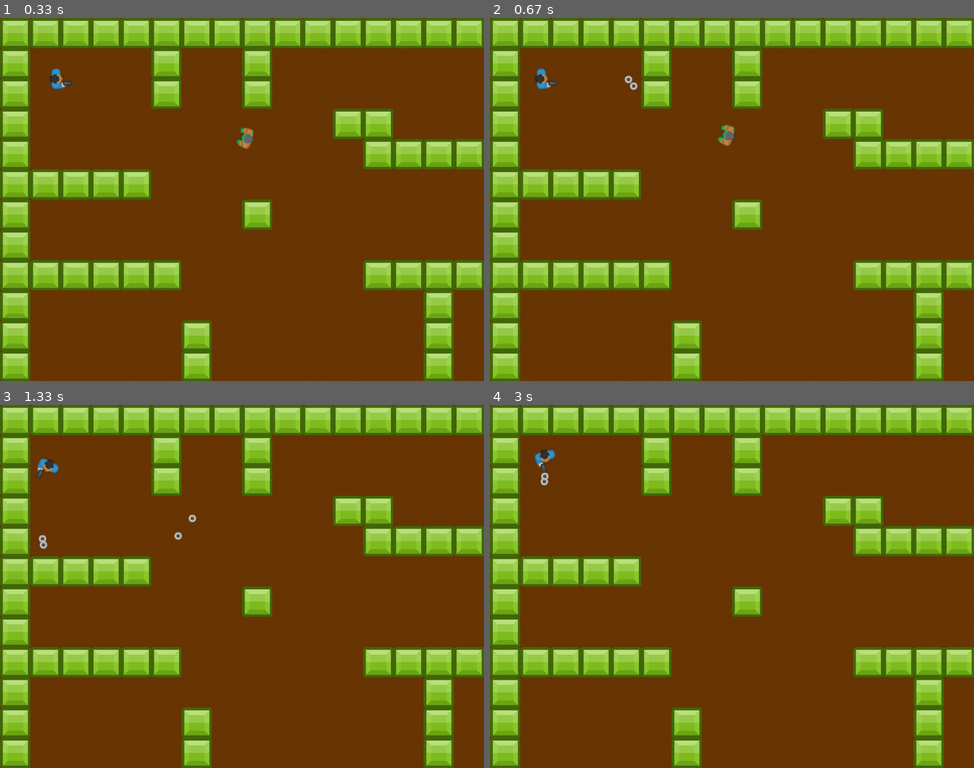
Above: before the commit, frames 1-4 (two rows, left to right).
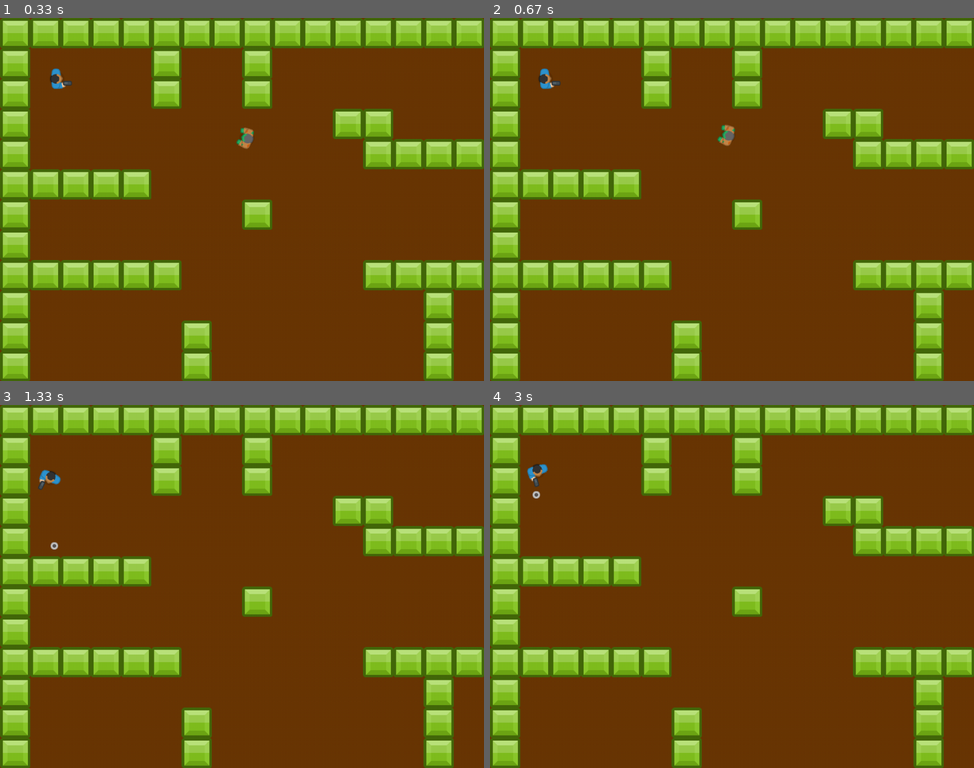
Above: after the commit, the same moments.

Repository: Flame753/games
Game: pygame game, started from Tile-based Game/main.py
The game is run twice, just before and just after one commit, with the same random seed, the same clock (stepped at 60 frames per second) and the same inputs.
Inputs:
- Up to frame 1 (0.33 s): no input
- Up to frame 2 (0.67 s): tap Space at 0.33 s
- Up to frame 3 (1.33 s): hold Right 0.67-1.13 s; tap Space at 0.73, 1.03, 1.23 s; hold Up from 1.17 s (still down)
- Up to frame 4 (3 s): release Up at 1.47 s; hold Right 1.5-1.97 s; tap Space at 1.57, 1.87, 2.07, 2.37, 2.63, 2.97 s; hold Left 2-2.53 s; hold Down 2.57-2.87 s; hold Left from 2.9 s (still down)

Frame 1 is identical in both runs. In frame 2, 0.2% of the frame differs, in the area x 9-51%, y 13-35%; in frame 3, 0.4%, in the area x 7-41%, y 14-40%; in frame 4, 0.4%.

Commit message:
Fixed some issues that was different from tutorial

Diff:
--- a/Tile-based Game/main.py
+++ b/Tile-based Game/main.py
@@ -14,7 +14,6 @@
         self.screen = pg.display.set_mode((WIDTH, HEIGHT))
         pg.display.set_caption(TITLE)
         self.clock = pg.time.Clock()
-        pg.key.set_repeat(100, 100)
         self.load_data()
 
     def load_data(self):
@@ -48,7 +47,7 @@
         # game loop - set self.playing = False to end the game
         self.playing = True
         while self.playing:
-            self.dt = self.clock.tick(FPS) / 1000
+            self.dt = self.clock.tick(FPS) / 1000.0  # fix for Python 2.x
             self.events()
             self.update()
             self.draw()
--- a/Tile-based Game/sprites.py
+++ b/Tile-based Game/sprites.py
@@ -55,6 +55,7 @@
         if keys[pg.K_SPACE]:
             now = pg.time.get_ticks()
             if now - self.last_shot > BULLET_RATE:
+                self.last_shot = now
                 dir = vec(1, 0).rotate(-self.rot)
                 pos = self.pos + BARREL_OFFSET.rotate(-self.rot)
                 Bullet(self.game, pos, dir)
